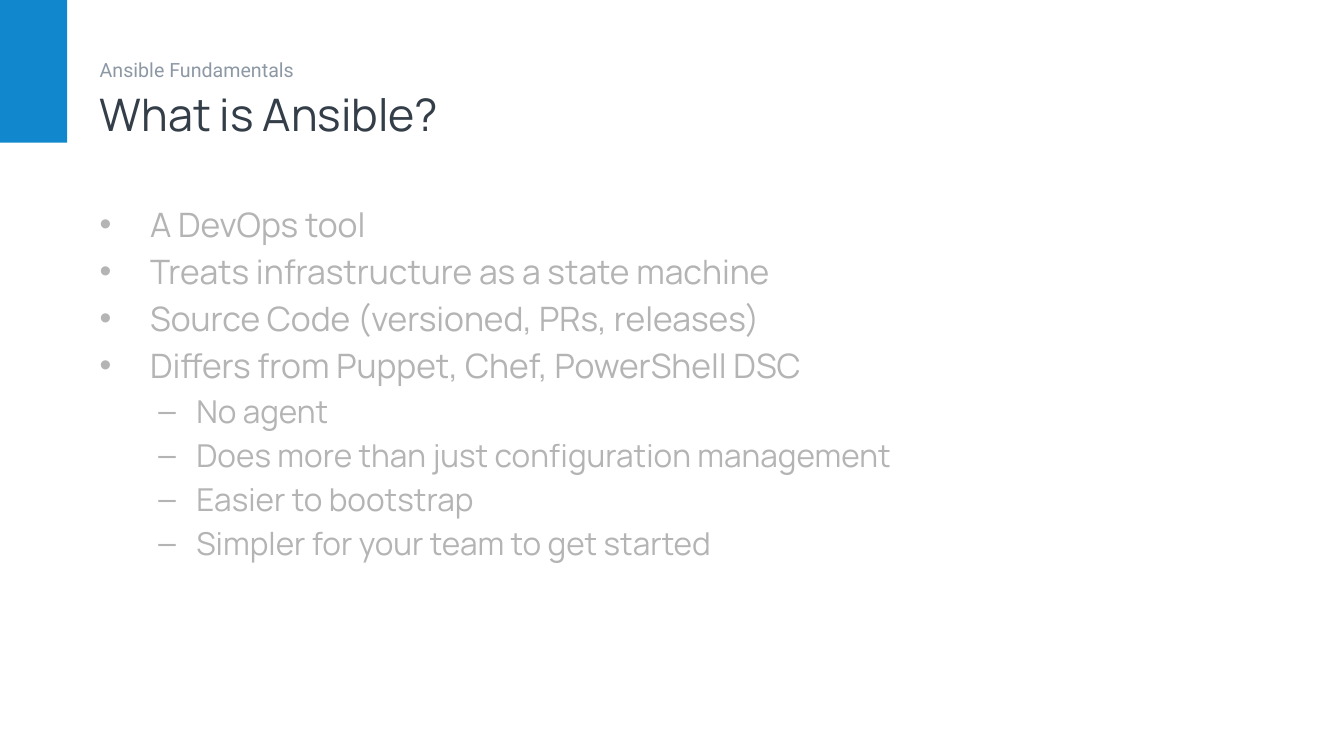
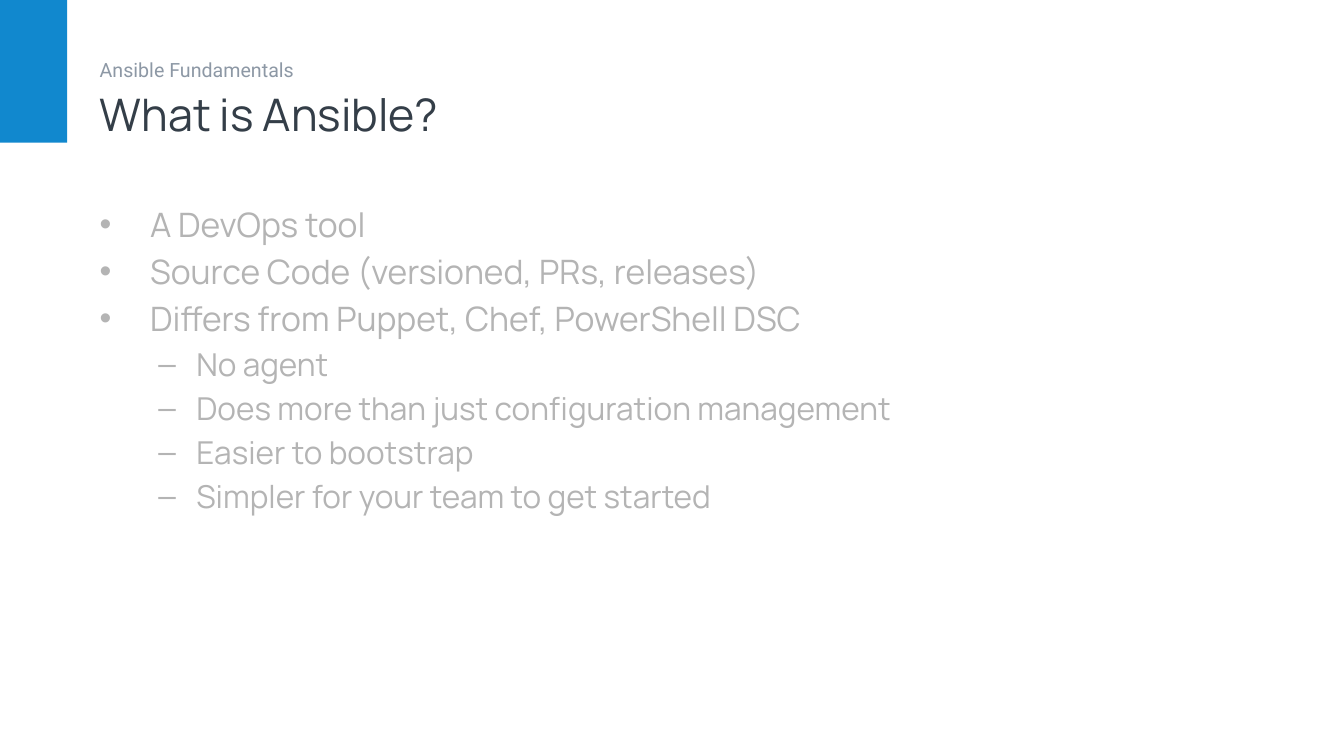
Before and after one commit to daveyb/ansible-fundamentals, a slide deck: slide 6 of slides/Ansible Fundamentals.pptx. Drawn at 1344x756 pixels with LibreOffice and Linux fonts; fonts in the diff are those of the drawing. Boxes give left, top, right and bottom in pixels: in the first picture for what was removed or moved away, otherwise in the second. Text is boxed around its words. In the diff, an @@ line names an element or a change of style, - is before the commit and + after.

```diff
--- a/slides/Ansible Fundamentals.pptx
+++ b/slides/Ansible Fundamentals.pptx
@@ text at bbox=[150, 259, 769, 284]: paragraph removed @@
-• Treats infrastructure as a state machine
```
Also in this commit, not shown: 2 other slides changed.
